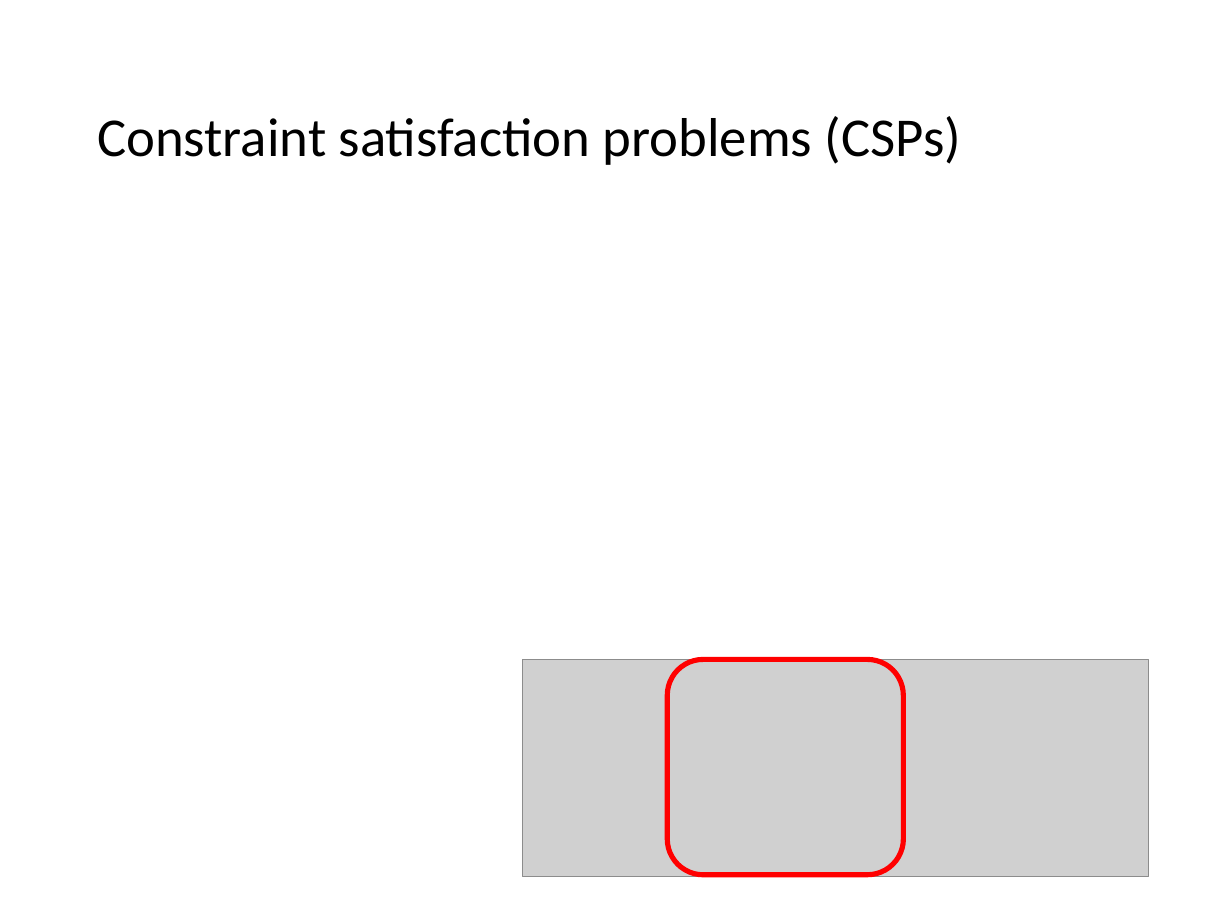
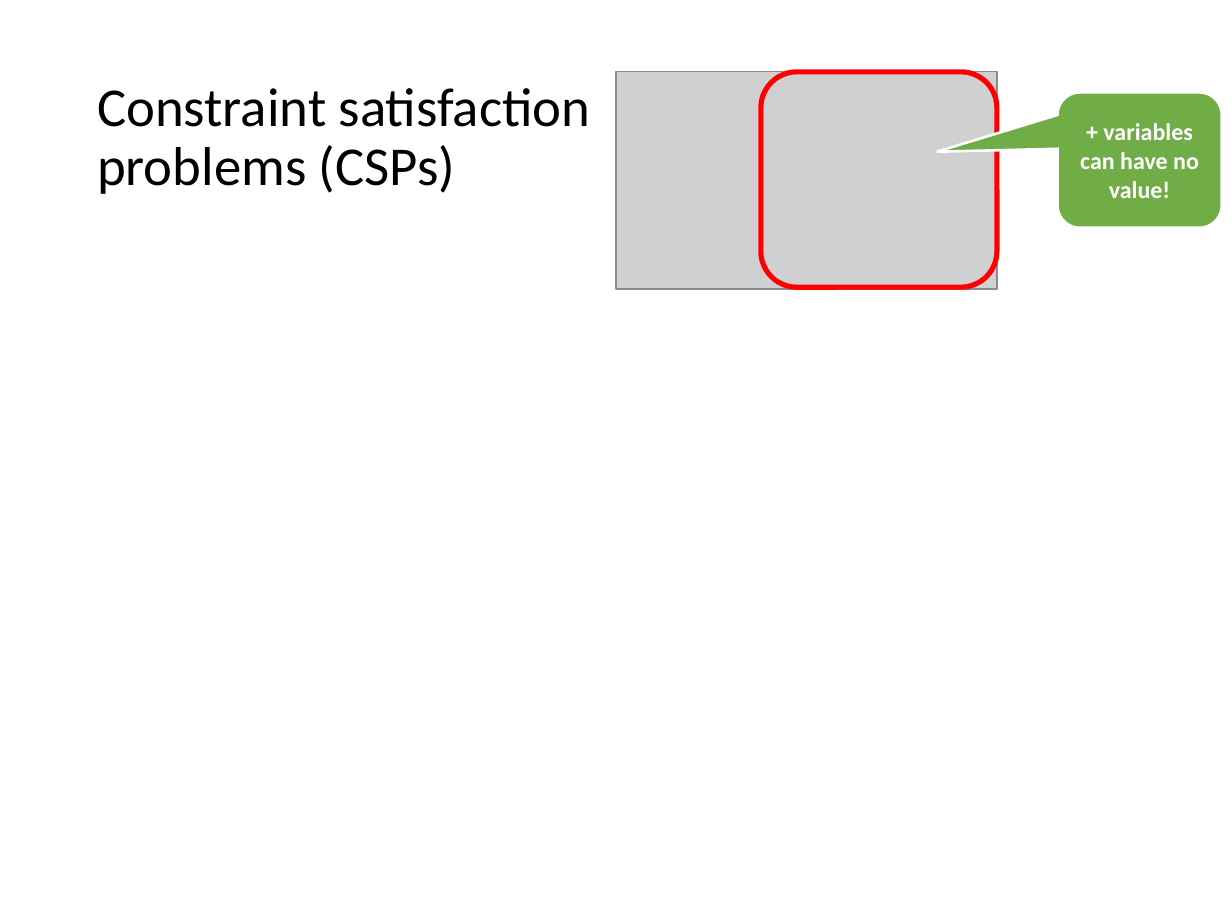
Before and after one commit to mhahsler/CS7320-AI, a slide deck: slide 2 of slides/06_CSP.pptx. Drawn at 1232x924 pixels with LibreOffice and Linux fonts; fonts in the diff are those of the drawing; grey boxes stand for pictures. Boxes give left, top, right and bottom in pixels: in the first picture for what was removed or moved away, otherwise in the second. Text is boxed around its words. In the diff, an @@ line names an element or a change of style, - is before the commit and + after.

```diff
--- a/slides/06_CSP.pptx
+++ b/slides/06_CSP.pptx
@@ title "Constraint satisfaction problems (CSPs)" rewrapped from <box>97,116,961,165</box> to <box>97,88,591,194</box> @@
@@ picture: place and size @@
-picture at <box>522,659,1148,876</box>
+picture at <box>616,71,997,288</box>
@@ rounded rectangle: place and size @@
-rounded rectangle at <box>668,659,904,875</box>
+rounded rectangle at <box>761,71,998,287</box>
@@ rounded speech box added at <box>1057,92,1221,228</box>, fill #70AD47, outline #FFFFFF 1.5 pt, 14 pt, text #FFFFFF, bold @@
++ variables can have no value!
```
Also in this commit, not shown: 2 other slides changed, 1 other file.
